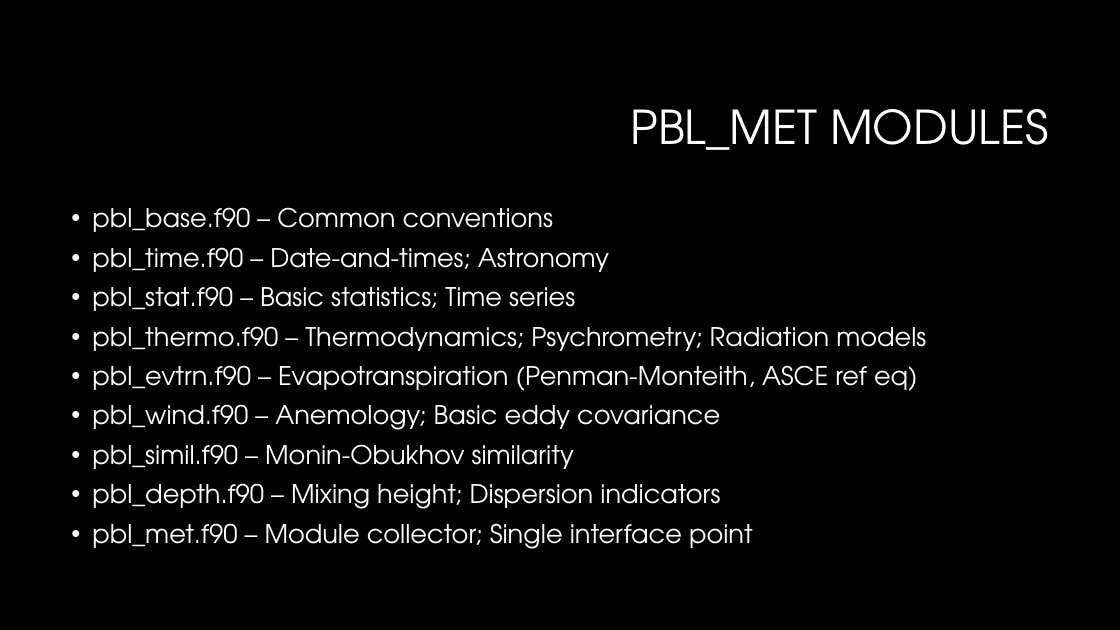
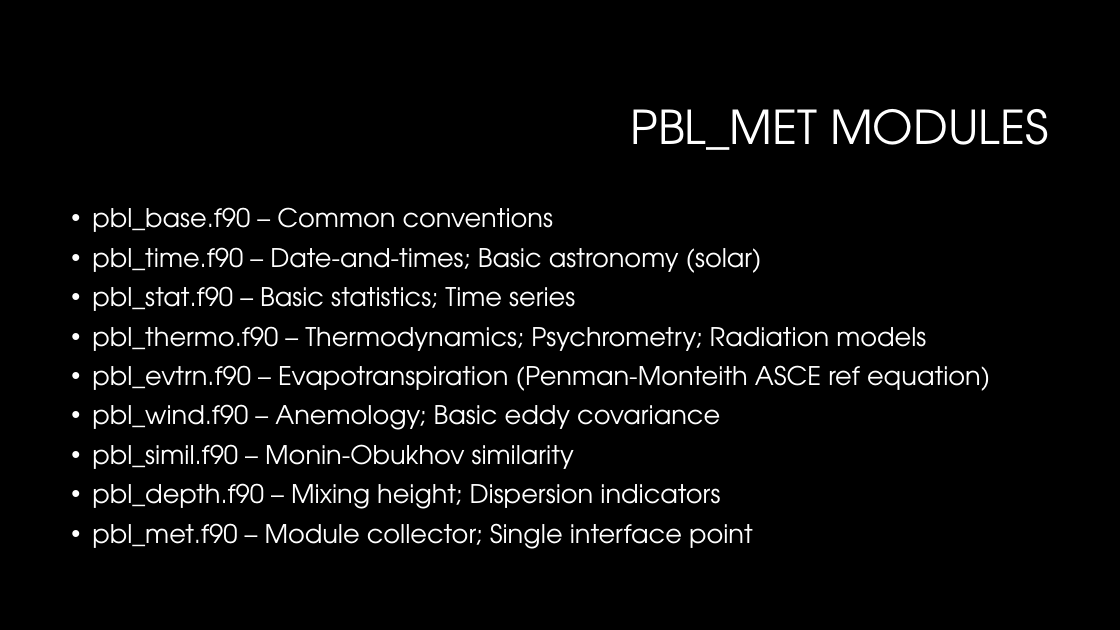
Before and after one commit to serv-terr/pbl_met, a slide deck: slide 3 of doc/pbl_met description.pptx. Drawn at 1120x630 pixels with LibreOffice and Linux fonts; fonts in the diff are those of the drawing; background and template pictures are left out. Boxes give left, top, right and bottom in pixels: in the first picture for what was removed or moved away, otherwise in the second. Text is boxed around its words. In the diff, an @@ line names an element or a change of style, - is before the commit and + after.

```diff
--- a/doc/pbl_met description.pptx
+++ b/doc/pbl_met description.pptx
@@ text at [92,247,762,273]: text changed @@
-• pbl_time.f90 – Date-and-times; Astronomy
+• pbl_time.f90 – Date-and-times; Basic astronomy (solar)
@@ text at [92,365,990,391]: text changed @@
-• pbl_evtrn.f90 – Evapotranspiration (Penman-Monteith, ASCE ref eq)
+• pbl_evtrn.f90 – Evapotranspiration (Penman-Monteith ASCE ref equation)
```
Also in this commit, not shown: 1 slide added.
